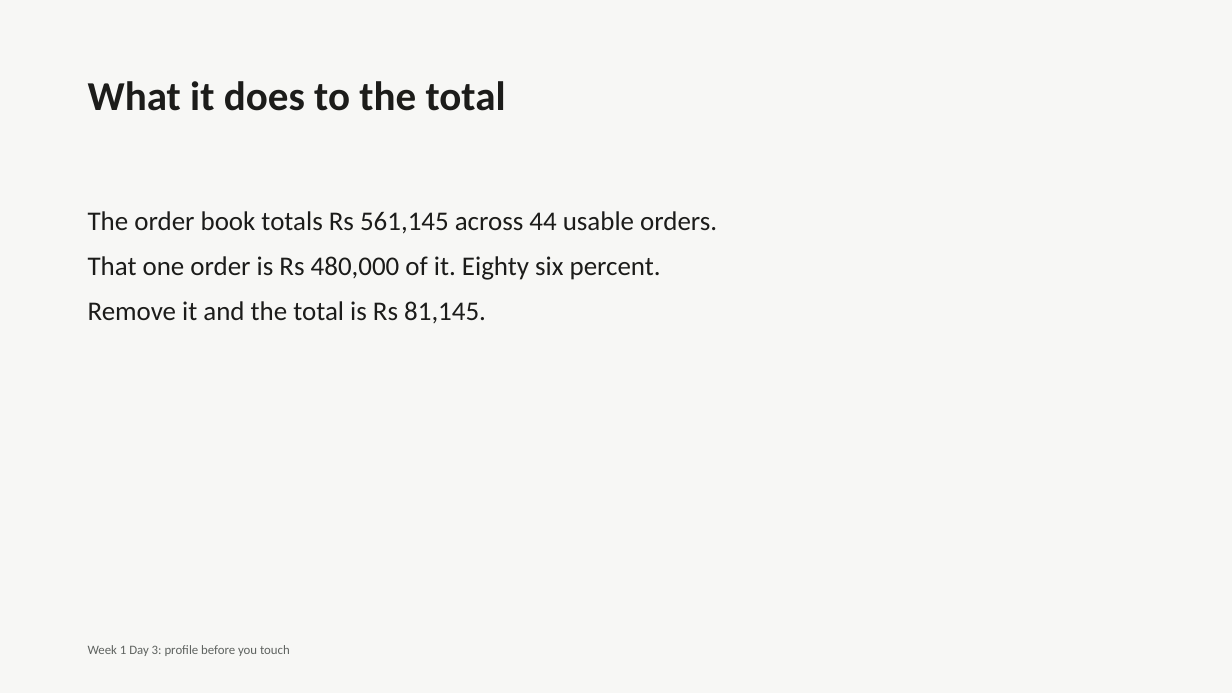
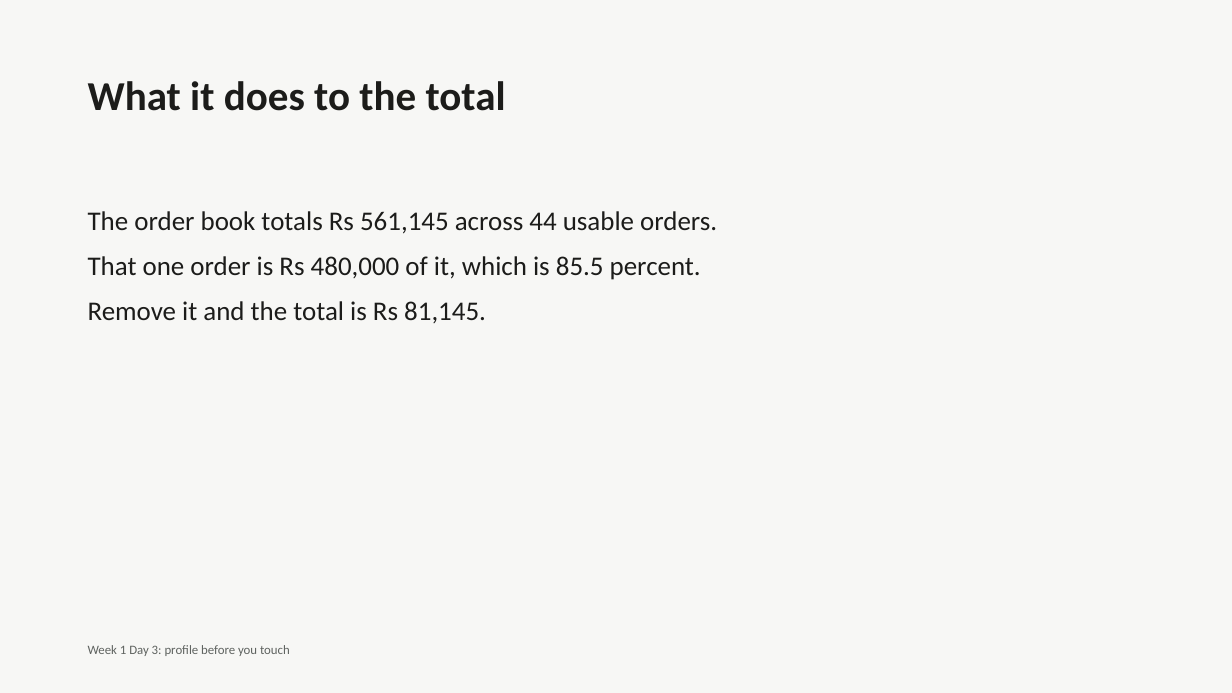
Before and after one commit to fde-academy-lab/c2-content-factory, a slide deck: slide 49 of content/W01/D3/C2_W01_D03_deck_STUDENT.pptx (slide 31 before the commit). Drawn at 1232x693 pixels with LibreOffice and Linux fonts; fonts in the diff are those of the drawing. Boxes give left, top, right and bottom in pixels: in the first picture for what was removed or moved away, otherwise in the second. Text is boxed around its words. In the diff, an @@ line names an element or a change of style, - is before the commit and + after.

```diff
--- a/content/W01/D3/C2_W01_D03_deck_STUDENT.pptx
+++ b/content/W01/D3/C2_W01_D03_deck_STUDENT.pptx
@@ text at (88, 256, 701, 280): text changed @@
-That one order is Rs 480,000 of it. Eighty six percent.
+That one order is Rs 480,000 of it, which is 85.5 percent.
```
Also in this commit, not shown: 38 other slides changed, 40 slides added, 2 other files.
